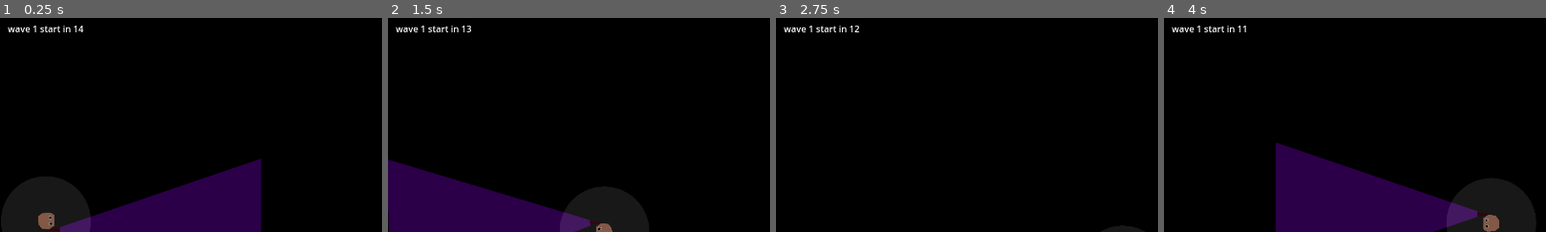
Above: before the commit, frames 1-4 (left to right).
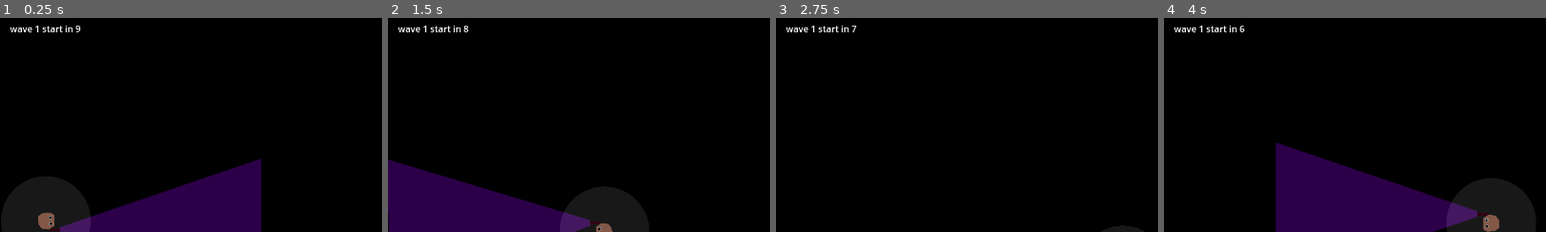
Above: after the commit, the same moments.

Repository: mncc8337/blashout
Game: Godot game, scene res://scenes/main.tscn
The game is run twice, just before and just after one commit, with the same random seed, the same clock (stepped at 60 frames per second) and the same inputs.
Inputs (mouse positions are % of the whole screen's width and height, from its top left):
- Up to frame 1 (0.25 s): no input
- Up to frame 2 (1.5 s): move the mouse to (72, 45) at 0.52 s; hold D (right) 0.53-1.28 s; hold Shift (run) 0.53-1.28 s; move the mouse to (30, 55) at 1.27 s; hold S (down) from 1.28 s (still down); tap Shift (run) at 1.35 s
- Up to frame 3 (2.75 s): move the mouse to (60, 28) at 2.02 s; release S (down) at 2.03 s; hold D (right) from 2.03 s (still down); hold Shift (run) from 2.03 s (still down)
- Up to frame 4 (4 s): move the mouse to (45, 70) at 2.77 s; release D (right) at 2.78 s; release Shift (run) at 2.78 s; hold W (up) 2.78-3.53 s; tap Shift (run) at 2.85 s; move the mouse to (80, 65) at 3.52 s; hold A (left) from 3.53 s (still down); hold Shift (run) from 3.53 s (still down)
The pictures show only the part of the screen within x 44-94%, y 3-53%; the shares and areas given below are measured in that part.

The runs differ from the first frame. In frame 1, 0.4% of the frame differs, in the area x 2-22%, y 3-7%; in frame 2, 0.4%; in frame 3, 0.4%; in frame 4, 0.4%.

Commit message:
added pause menu

Diff:
--- a/project.godot
+++ b/project.godot
@@ -52,6 +52,11 @@
 "events": [Object(InputEventKey,"resource_local_to_scene":false,"resource_name":"","device":-1,"window_id":0,"alt_press …(182 unchanged characters)…
 ]
 }
+pause_game={
+"deadzone": 0.5,
+"events": [Object(InputEventKey,"resource_local_to_scene":false,"resource_name":"","device":-1,"window_id":0,"alt_pressed":false,"shift_pressed":false,"ctrl_pressed":false,"meta_pressed":false,"pressed":false,"keycode":0,"physical_keycode":4194305,"key_label":0,"unicode":0,"echo":false,"script":null)
+]
+}
 
 [rendering]
 
--- a/scenes/main.tscn
+++ b/scenes/main.tscn
@@ -45,6 +45,9 @@
 [sub_resource type="LabelSettings" id="LabelSettings_uawwg"]
 font_size = 18
 
+[sub_resource type="LabelSettings" id="LabelSettings_87pqk"]
+font_size = 64
+
 [node name="main" type="Node2D"]
 script = ExtResource("1_s6gpx")
 
@@ -114,17 +117,21 @@
 anchor_top = 0.05
 anchor_right = 1.0
 anchor_bottom = 1.0
-offset_right = -58.1849
+offset_left = 0.0200005
+offset_top = -0.400002
+offset_right = -1116.0
 size_flags_vertical = 0
 
 [node name="healthbar" type="ProgressBar" parent="UI/VBoxContainer"]
 layout_mode = 2
+tooltip_text = "player health"
 theme = SubResource("Theme_4ddnc")
 value = 75.0
 rounded = true
 
 [node name="staminabar" type="ProgressBar" parent="UI/VBoxContainer"]
 layout_mode = 2
+tooltip_text = "player stamina"
 theme = SubResource("Theme_6h42r")
 value = 75.0
 
@@ -146,7 +153,7 @@
 vertical_alignment = 1
 
 [node name="death_UI" type="CanvasLayer" parent="."]
-process_mode = 3
+process_mode = 2
 visible = false
 
 [node name="Label" type="Label" parent="death_UI"]
@@ -173,7 +180,7 @@
 text = "pls lemme try again"
 
 [node name="skill_panel" type="CanvasLayer" parent="."]
-process_mode = 3
+process_mode = 2
 visible = false
 
 [node name="HBoxContainer" type="HBoxContainer" parent="skill_panel"]
@@ -284,9 +291,51 @@
 size_flags_vertical = 10
 text = "select"
 
+[node name="pause_menu" type="CanvasLayer" parent="."]
+process_mode = 2
+visible = false
+
+[node name="background" type="Polygon2D" parent="pause_menu"]
+position = Vector2(151, 82)
+color = Color(0.376471, 0.376471, 0.376471, 0.560784)
+polygon = PackedVector2Array(-822, -485, 1998, -666, 1939, 1309, -888, 1165)
+
+[node name="Label" type="Label" parent="pause_menu"]
+anchors_preset = -1
+anchor_top = 0.1
+anchor_right = 1.0
+anchor_bottom = 0.2
+offset_bottom = 23.0
+grow_horizontal = 2
+text = "paused"
+label_settings = SubResource("LabelSettings_87pqk")
+horizontal_alignment = 1
+vertical_alignment = 1
+
+[node name="VBoxContainer" type="VBoxContainer" parent="pause_menu"]
+anchors_preset = -1
+anchor_left = 0.45
+anchor_top = 0.5
+anchor_right = 0.55
+anchor_bottom = 0.5
+offset_left = -58.5
+offset_top = -33.0
+offset_right = 58.5
+offset_bottom = 33.0
+grow_horizontal = 2
+grow_vertical = 2
+
+[node name="Button" type="Button" parent="pause_menu/VBoxContainer"]
+layout_mode = 2
+text = "continue"
+
+[node name="Button2" type="Button" parent="pause_menu/VBoxContainer"]
+layout_mode = 2
+text = "to main menu"
+
 [node name="foe_spawn_timer" type="Timer" parent="."]
 
 [node name="wave_start_timer" type="Timer" parent="."]
-wait_time = 15.0
+wait_time = 10.0
 one_shot = true
 autostart = true
--- a/scripts/main.gd
+++ b/scripts/main.gd
@@ -108,6 +108,14 @@
 func choose_skill2(): choose_skill(1)
 func choose_skill3(): choose_skill(2)
 
+func pause_game():
+	$pause_menu.visible = true
+	get_tree().paused = true
+
+func unpause_game():
+	$pause_menu.visible = false
+	get_tree().paused = false
+
 func _ready():
 	died.connect(show_death_screen)
 	$death_UI/Button.button_down.connect(replay)
@@ -199,6 +207,10 @@
 
 # Called every frame. 'delta' is the elapsed time since the previous frame.
 func _process(delta):
+	if Input.is_action_just_pressed("pause_game"):
+		pause_game()
+	$pause_menu/VBoxContainer/Button.button_down.connect(unpause_game)
+
 	$UI/VBoxContainer.size.x = get_viewport().get_size().x * 0.15
 	$UI/VBoxContainer/healthbar.max_value = ceil($player.max_health)
 	$UI/VBoxContainer/healthbar.value = ceil($player.health)
Not shown: 1 places in scenes/main.tscn that only renumber resources
